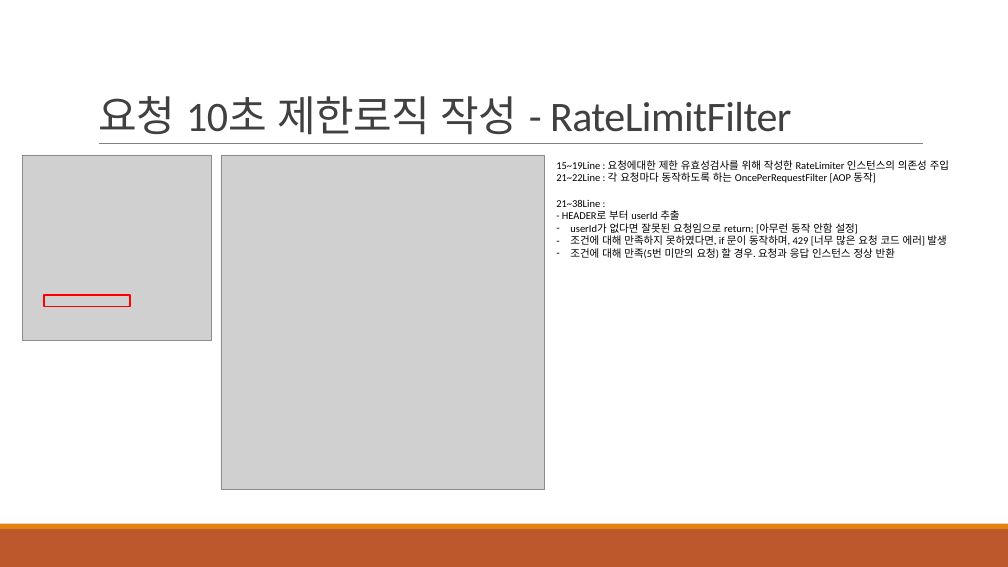
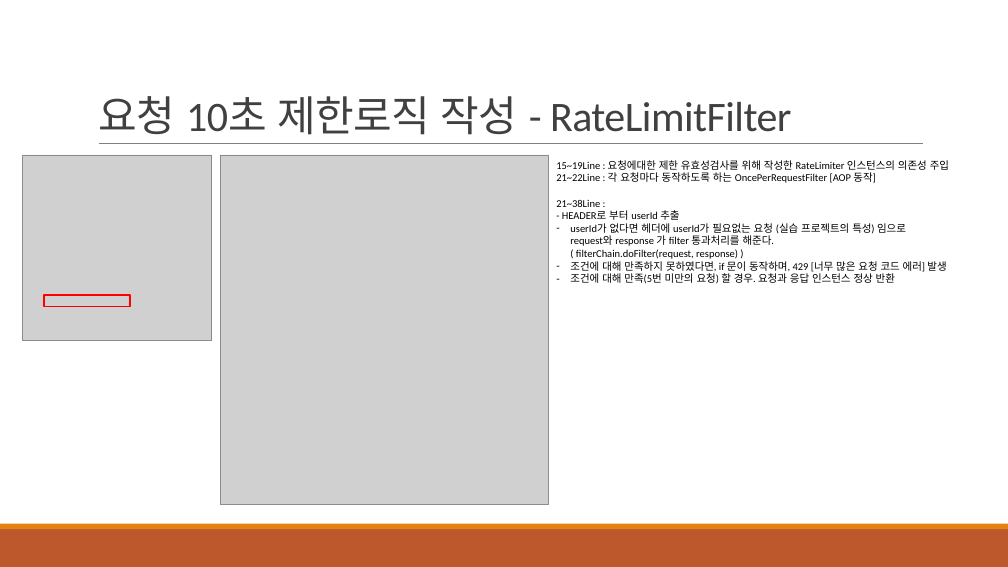
Before and after one commit to khb3025/study-redis-2, a slide deck: slide 7 of ppt/4. Redis로 API요청횟수 제한 구현하기.pptx. Drawn at 1008x567 pixels with LibreOffice and Linux fonts; fonts in the diff are those of the drawing; grey boxes stand for pictures. Boxes give left, top, right and bottom in pixels: in the first picture for what was removed or moved away, otherwise in the second. Text is boxed around its words. In the diff, an @@ line names an element or a change of style, - is before the commit and + after.

```diff
--- a/ppt/4. Redis로 API요청횟수 제한 구현하기.pptx
+++ b/ppt/4. Redis로 API요청횟수 제한 구현하기.pptx
@@ picture: place and size @@
-picture at (221,155,544,490)
+picture at (221,155,549,504)
@@ text at (570,223,906,259): text changed @@
-– userId가 없다면 잘못된 요청임으로 return; [아무런 동작 안함 설정]
+– userId가 없다면 헤더에 userId가 필요없는 요청 (실습 프로젝트의 특성) 임으로
+  request와 response 가 filter 통과처리를 해준다.
+  ( filterChain.doFilter(request, response) )
```
Also in this commit, not shown: 5 other files.
